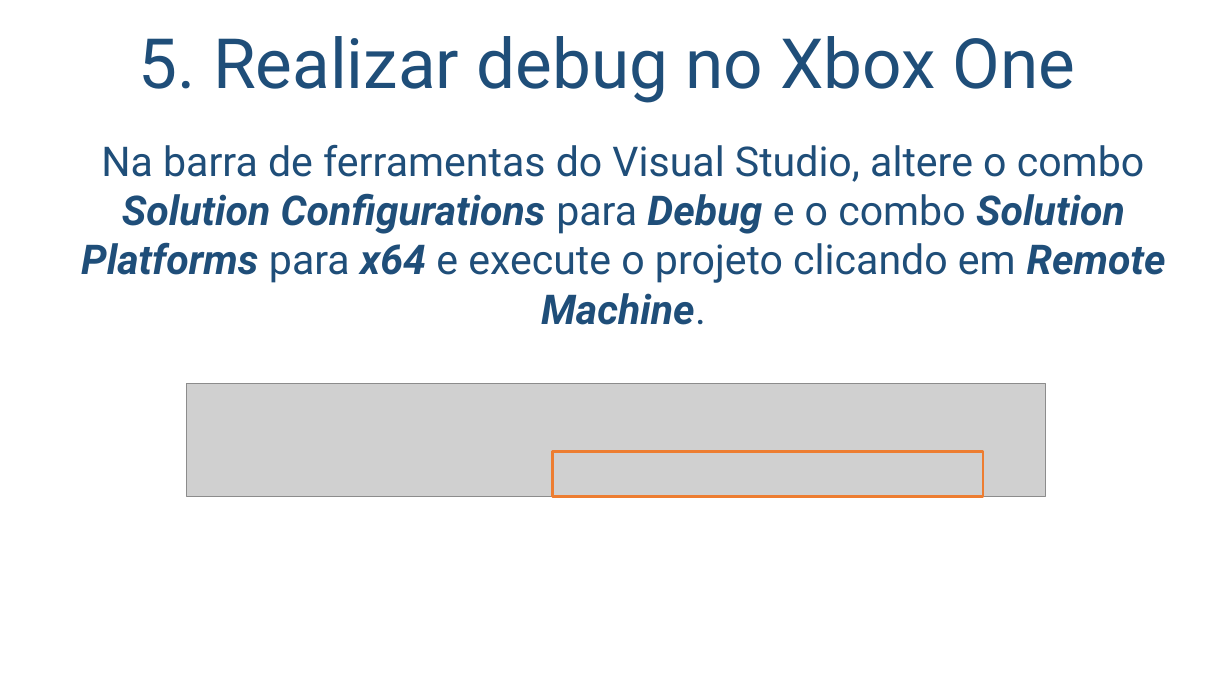
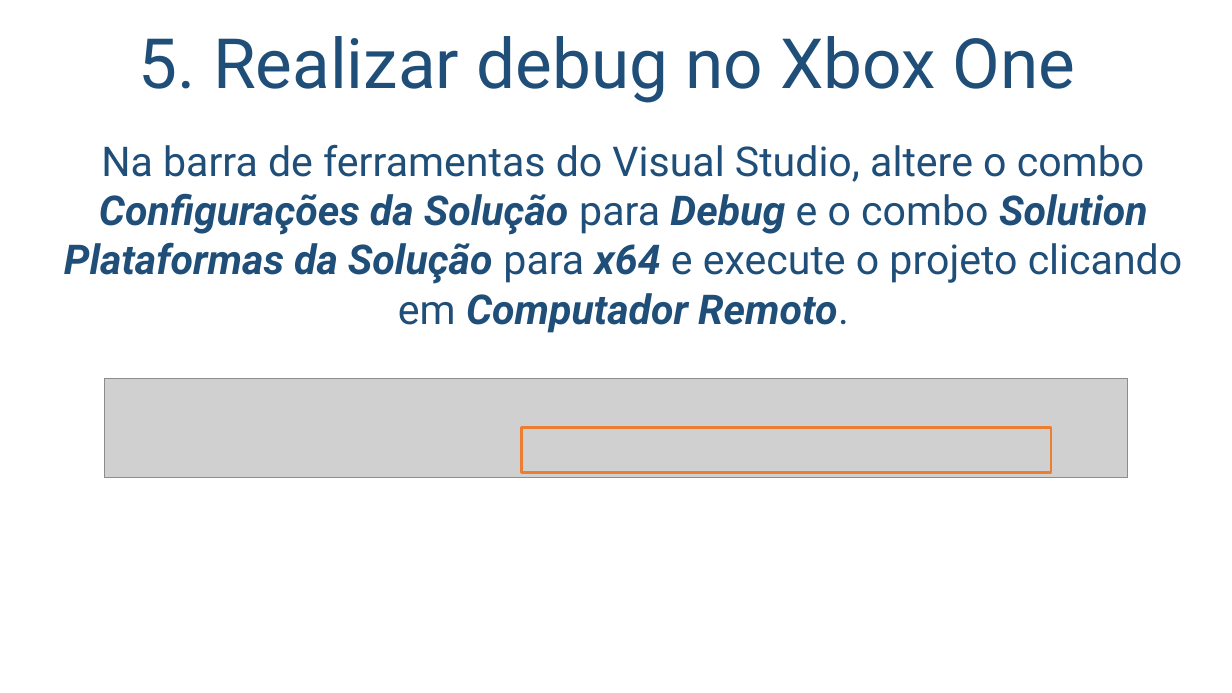
Before and after one commit to salmo-jr/public-slides, a slide deck: slide 21 of building-games-for-XboxOne.pptx. Drawn at 1232x693 pixels with LibreOffice and Linux fonts; fonts in the diff are those of the drawing; grey boxes stand for pictures; background and template pictures are left out. Boxes give left, top, right and bottom in pixels: in the first picture for what was removed or moved away, otherwise in the second. Text is boxed around its words. In the diff, an @@ line names an element or a change of style, - is before the commit and + after.

Commit message:
conclusão das atualizações para 2019

```diff
--- a/building-games-for-XboxOne.pptx
+++ b/building-games-for-XboxOne.pptx
@@ text at (64, 144, 1183, 333): text changed @@
-Na barra de ferramentas do Visual Studio, altere o combo Solution Configurations para Debug e o combo Solution Platforms para x64 e execute o projeto clicando em Remote Machine.
+Na barra de ferramentas do Visual Studio, altere o combo Configurações da Solução para Debug e o combo Solution Plataformas da Solução para x64 e execute o projeto clicando em Computador Remoto.
@@ picture: place and size @@
-picture at (187, 384, 1045, 496)
+picture at (104, 378, 1127, 477)
@@ rectangle: place and size @@
-rectangle at (553, 452, 983, 497)
+rectangle at (522, 427, 1052, 472)
```
Also in this commit, not shown: 8 other slides changed.
